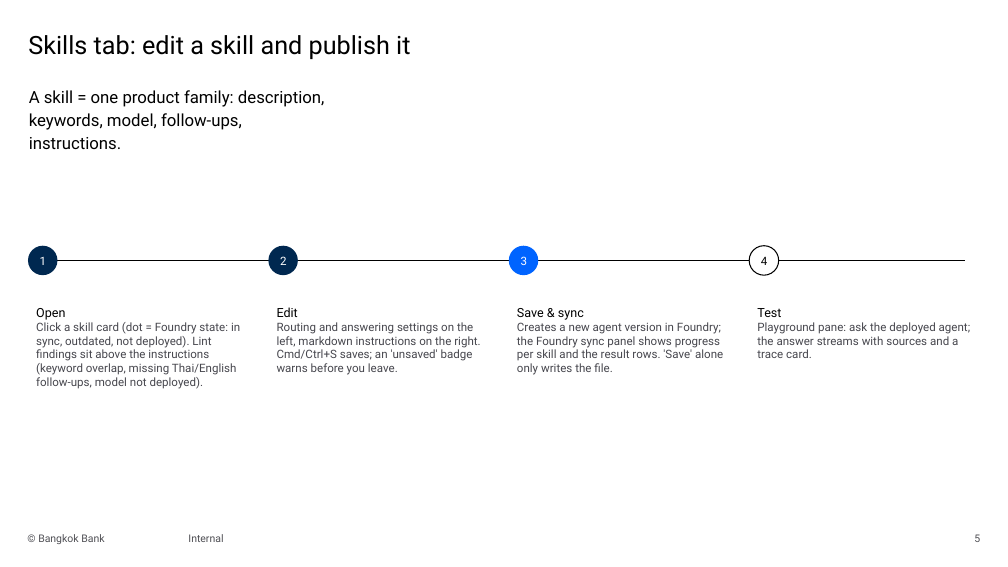
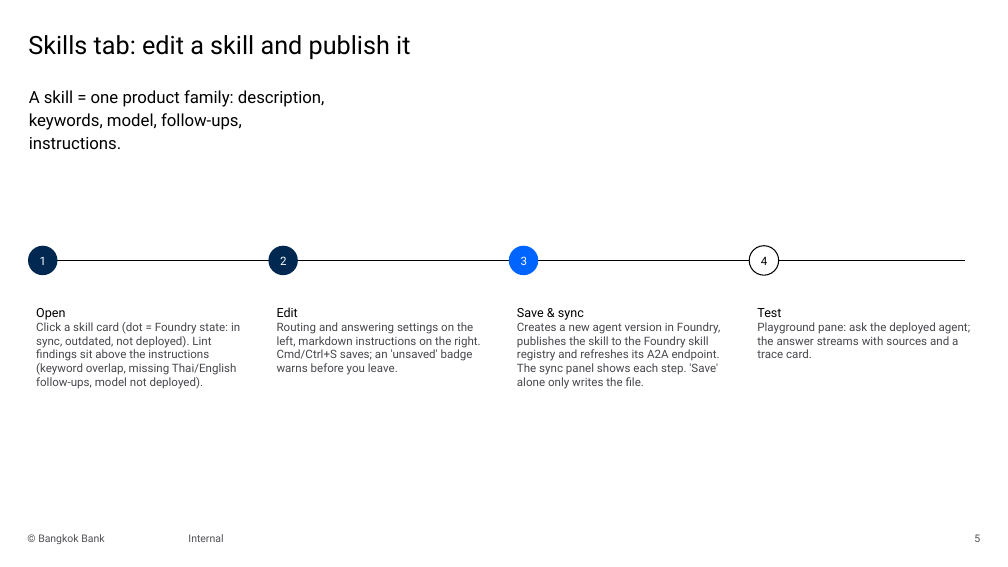
Before and after one commit to chanthaphan/agentic-rag-poc, a slide deck: slide 5 of docs/slides/bankrag-user-manual.pptx. Drawn at 1008x567 pixels with LibreOffice and Linux fonts; fonts in the diff are those of the drawing; background and template pictures are left out. Boxes give left, top, right and bottom in pixels: in the first picture for what was removed or moved away, otherwise in the second. Text is boxed around its words. In the diff, an @@ line names an element or a change of style, - is before the commit and + after.

```diff
--- a/docs/slides/bankrag-user-manual.pptx
+++ b/docs/slides/bankrag-user-manual.pptx
@@ text at [517, 322, 720, 389]: text changed @@
-Creates a new agent version in Foundry; the Foundry sync panel shows progress per skill and the result rows. 'Save' alone only writes the file.
+Creates a new agent version in Foundry, publishes the skill to the Foundry skill registry and refreshes its A2A endpoint. The sync panel shows each step. 'Save' alone only writes the file.
```
Also in this commit, not shown: 15 other files.
